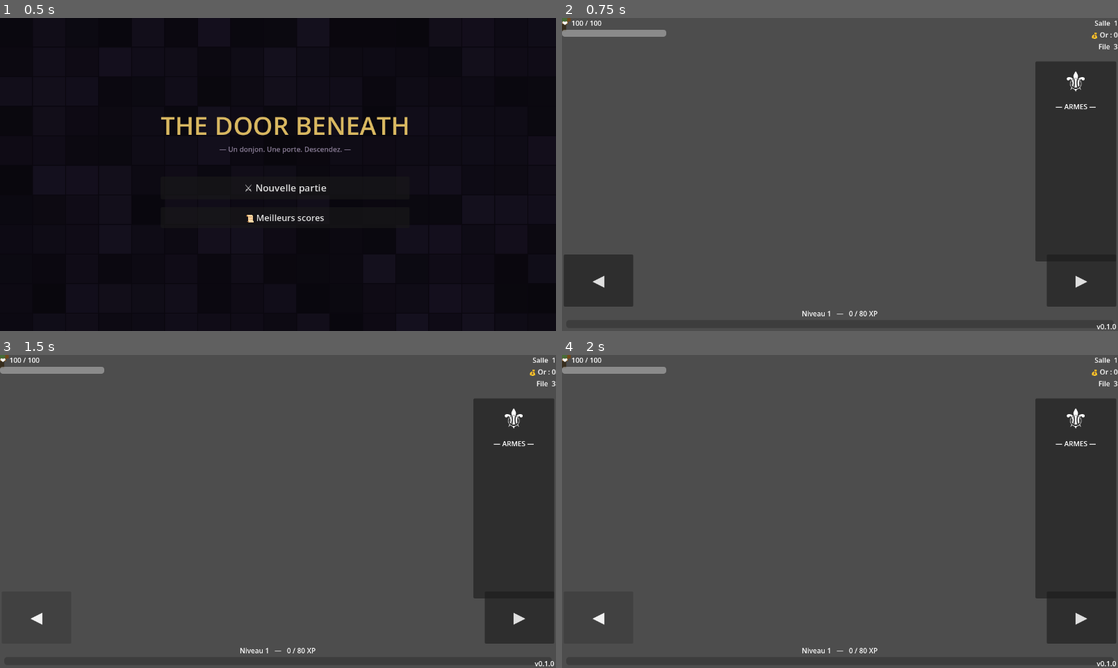
Above: before the commit, frames 1-4 (two rows, left to right).
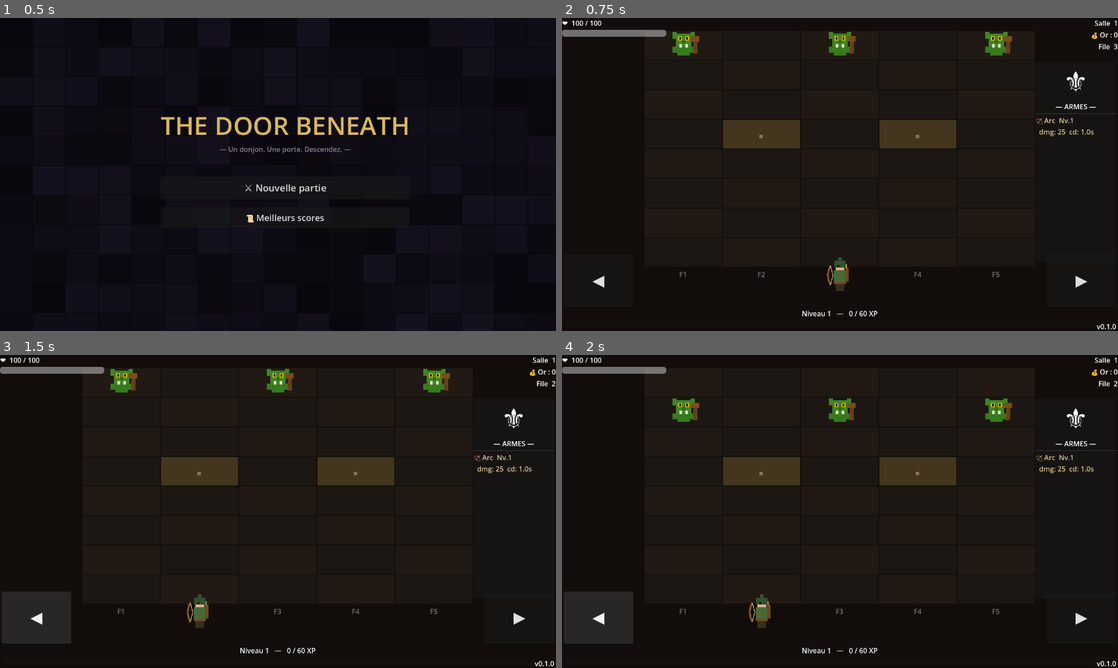
Above: after the commit, the same moments.

Repository: aerthur/game-the-door-beneath
Game: Godot game, scene res://scenes/title_screen.tscn
Same seed, same stepped clock (60 frames per second), same inputs: the game is played once before the commit and once after it.
Inputs:
- Up to frame 1 (0.5 s): no input
- Up to frame 2 (0.75 s): click "⚔ Nouvelle partie" at 0.5 s
- Up to frame 3 (1.5 s): click "◀" at 1.25 s
- Up to frame 4 (2 s): no input

Frame 1 is identical in both runs. In frame 2, 99% of the frame differs, in the area x 0-100%, y 0-100%; in frame 3, 99%; in frame 4, 99%.
Error before the commit: Parse Error: Cannot infer the type of "ok" variable because the value doesn't have a set type. (res://scripts/game.gd:226)

Commit message:
fix tick issue and some spawn issues

Diff:
--- a/project.godot
+++ b/project.godot
@@ -15,15 +15,15 @@
 run/main_scene="res://scenes/title_screen.tscn"
 config/features=PackedStringArray("4.6", "Forward Plus")
 
-[editor_plugins]
-
-enabled=PackedStringArray("res://addons/gut/plugin.cfg")
-
 [display]
 
 window/size/viewport_width=1280
 window/size/viewport_height=720
 window/handheld/orientation="landscape"
+
+[editor_plugins]
+
+enabled=PackedStringArray("res://addons/gut/plugin.cfg")
 
 [input]
 
--- a/scenes/main.tscn
+++ b/scenes/main.tscn
@@ -1,36 +1,36 @@
-[gd_scene load_steps=9 format=3]
+[gd_scene format=3 uid="uid://jc6uk834hlg0"]
 
-[ext_resource type="Script" path="res://scripts/game.gd" id="1"]
+[ext_resource type="Script" uid="uid://cf0bxu330uvc6" path="res://scripts/game.gd" id="1"]
 [ext_resource type="PackedScene" path="res://scenes/player.tscn" id="2"]
 [ext_resource type="PackedScene" path="res://scenes/ui/hud.tscn" id="3"]
-[ext_resource type="Script" path="res://scripts/game_visuals.gd" id="4"]
-[ext_resource type="Script" path="res://scripts/game_enemies.gd" id="5"]
-[ext_resource type="Script" path="res://scripts/game_weapons.gd" id="6"]
-[ext_resource type="Script" path="res://scripts/game_player.gd" id="7"]
-[ext_resource type="Script" path="res://scripts/game_records.gd" id="8"]
+[ext_resource type="Script" uid="uid://dc21oqrq0p0a6" path="res://scripts/game_visuals.gd" id="4"]
+[ext_resource type="Script" uid="uid://yi1ng0vt627x" path="res://scripts/game_enemies.gd" id="5"]
+[ext_resource type="Script" uid="uid://bblml24trf57g" path="res://scripts/game_weapons.gd" id="6"]
+[ext_resource type="Script" uid="uid://df6x73wp015rr" path="res://scripts/game_player.gd" id="7"]
+[ext_resource type="Script" uid="uid://c5yej58rqcqpx" path="res://scripts/game_records.gd" id="8"]
 
-[node name="Main" type="Node"]
+[node name="Main" type="Node" unique_id=827126189]
 script = ExtResource("1")
 
-[node name="Background" type="Node2D" parent="."]
+[node name="Background" type="Node2D" parent="." unique_id=1213715499]
 
-[node name="Monsters" type="Node2D" parent="."]
+[node name="Monsters" type="Node2D" parent="." unique_id=289361991]
 
-[node name="Visuals" type="Node2D" parent="."]
+[node name="Visuals" type="Node2D" parent="." unique_id=901649515]
 script = ExtResource("4")
 
-[node name="Enemies" type="Node2D" parent="."]
+[node name="Enemies" type="Node2D" parent="." unique_id=1136158035]
 script = ExtResource("5")
 
-[node name="Weapons" type="Node2D" parent="."]
+[node name="Weapons" type="Node2D" parent="." unique_id=1176905341]
 script = ExtResource("6")
 
-[node name="PlayerCtrl" type="Node2D" parent="."]
+[node name="PlayerCtrl" type="Node2D" parent="." unique_id=826708203]
 script = ExtResource("7")
 
-[node name="Records" type="Node2D" parent="."]
+[node name="Records" type="Node2D" parent="." unique_id=2047803481]
 script = ExtResource("8")
 
-[node name="Player" parent="." instance=ExtResource("2")]
+[node name="Player" parent="." unique_id=1635419548 instance=ExtResource("2")]
 
-[node name="HUD" parent="." instance=ExtResource("3")]
+[node name="HUD" parent="." unique_id=828083220 instance=ExtResource("3")]
--- a/scripts/game.gd
+++ b/scripts/game.gd
@@ -38,35 +38,35 @@
 
 # ═════════════════════════════════════════════════════════════════
 func _ready():
-	OS.alert("ready call OK")
-	var r = ColorRect.new(); r.color = Color …(269 unchanged characters)…
+	#OS.alert("ready call OK")
+	#var r = ColorRect.new(); r.color = Color …(269 unchanged characters)…
 	#if OS.has_feature("web"): JavaScriptBridge.eval("alert('GAME READY START')")
 	#var dbg = ColorRect.new(); dbg.color = Color(1, 0, 0, 1); dbg.position = Vector2(10, 10); dbg.size = Vector2(500, 120 …(241 unchanged characters)…
 	#var dbg = ColorRect.new(); dbg.color = Color(1, 0, 0, 1); dbg.position = Vector2(20, 20); dbg.size = Vector2(260, 60); hud.add_child(dbg); var dbg_label = Label.new(); dbg_label.text = "READY 1"; dbg_label.position = Vector2(30, 30); hud.add_child(dbg_label)
-	#add_to_group("game")
-	#records_ctrl.hud = hud
-	#records_ctrl.load_records()
-	#visuals.bg = bg
-	#enemies.monsters_node = monsters_node
-	#enemies.board_state = board_state
-	#weapons.board_state = board_state
-	#weapons.visuals = visuals
-	#weapons.deal_fn = _deal_and_check
-	#player_ctrl.player_node = player_node
-	#player_ctrl.hud         = hud
-	#player_ctrl.weapons_ref = weapons
-	#player_ctrl.init_player(2, player_hp, player_max)
-	#player_ctrl.game_over_triggered.connect(_on_player_game_over)
-	#player_ctrl.next_room_requested.connect(func(): _start_room(room_num + 1))
-	#weapons.player_lane = player_ctrl.player_lane
+	add_to_group("game")
+	records_ctrl.hud = hud
+	records_ctrl.load_records()
+	visuals.bg = bg
+	enemies.monsters_node = monsters_node
+	enemies.board_state = board_state
+	weapons.board_state = board_state
+	weapons.visuals = visuals
+	weapons.deal_fn = _deal_and_check
+	player_ctrl.player_node = player_node
+	player_ctrl.hud         = hud
+	player_ctrl.weapons_ref = weapons
+	player_ctrl.init_player(2, player_hp, player_max)
+	player_ctrl.game_over_triggered.connect(_on_player_game_over)
+	player_ctrl.next_room_requested.connect(func(): _start_room(room_num + 1))
+	weapons.player_lane = player_ctrl.player_lane
 	#dbg.color = Color(1, 0.5, 0, 1); dbg_label.text = "READY 2"
-	#_init_grid()
-	#_draw_background()
+	_init_grid()
+	_draw_background()
 	#if OS.has_feature("web"): JavaScriptBridge.eval("alert('AFTER DRAW')")
 	#dbg.color = Color(1, 1, 0, 1); dbg_label.text = "READY 3"
-	#_start_room(1)
-	#hud.update_weapons(active_weapons)
-	#hud.update_xp(xp, xp_needed, hero_level)
+	_start_room(1)
+	hud.update_weapons(active_weapons)
+	hud.update_xp(xp, xp_needed, hero_level)
 	#dbg.color = Color(0, 0.8, 0, 1); dbg_label.text = "READY OK"
 
 # ── Grille ───────────────────────────────────────────────────────
@@ -144,9 +144,8 @@
 		monsters_remaining = enemies.spawn_boss(room_num)
 	else:
 		var composition = enemies.get_composition(num)
-		monsters_remaining = composition.size()
-		print("[SALLE %d] Démarrage — %d monstres — composition: %s" % [num, monsters_remaining, composition])
-		enemies.spawn_wave(composition)
+		monsters_remaining = enemies.spawn_wave(composition)
+		print("[SALLE %d] Démarrage — %d/%d monstres spawnés — composition: %s" % [num, monsters_remaining, composition.size(), composition])
 
 # ── Boucle ───────────────────────────────────────────────────────
 func _process(delta: float):
@@ -204,26 +203,30 @@
 					var tw = create_tween()
 					tw.tween_property(m, "position", grid_pos(new_row, l), 0.25)
 	# Traitement des respawns en attente après les déplacements
-	#_execute_respawn_results(enemies.tick_pending_respawns())
+	_execute_respawn_results(enemies.tick_pending_respawns())
 
 func _on_monster_escaped(lane: int, mtype: String) -> void:
-	spawns_in_flight   += 1
-	monsters_remaining += 1
-	# Tentative immédiate sur la file d'origine uniquement (pas de fallback immédiat)
-	if enemies.try_spawn_preferred(mtype, lane):
-		spawns_in_flight -= 1
-		print("[ESCAPE] File %d type=%s — spawn immédiat — remaining: %d" % [lane+1, mtype, monsters_remaining])
-	else:
-		# File occupée : retry prioritaire pendant 12 ticks avant fallback adjacent
-		enemies.queue_respawn(lane, mtype)
-		print("[ESCAPE] File %d type=%s — spawn différé (retry %d ticks) — remaining: %d" % [lane+1, mtype, GameData.TICKS_PER_SECOND, monsters_remaining])
+	# Le monstre original est parti → -1
+	monsters_remaining -= 1
+	# Multiplication x2 : 2 remplaçants pré-comptés (+1 chacun)
+	# Net par évasion = -1 + 2 = +1 (1→2, 2→4, etc.)
+	# Si un spawn échoue/abandonne → _execute_respawn_results le décrémente
+	for _i in 2:
+		spawns_in_flight   += 1
+		monsters_remaining += 1
+		if enemies.try_spawn_preferred(mtype, lane):
+			spawns_in_flight -= 1
+			print("[ESCAPE] File %d type=%s — spawn immédiat — remaining: %d" % [lane+1, mtype, monsters_remaining])
+		else:
+			enemies.queue_respawn(lane, mtype)
+			print("[ESCAPE] File %d type=%s — spawn différé (retry %d ticks) — remaining: %d" % [lane+1, mtype, GameData.TICKS_PER_SECOND, monsters_remaining])
 
 # Exécute les actions retournées par enemies.tick_pending_respawns().
 func _execute_respawn_results(results: Array) -> void:
 	for r in results:
 		spawns_in_flight -= 1
 		if r["action"] == "spawn":
-			var ok := enemies.spawn_at(r["mtype"], 0, r["lane"])
+			var ok: bool = enemies.spawn_at(r["mtype"], 0, r["lane"])
 			if not ok:
 				monsters_remaining -= 1
 				print("[RESPAWN] File %d type=%s → spawn échoué — remaining: %d" % [r["preferred_lane"]+1, r["mtype"], monsters_remaining])
--- a/scripts/game_enemies.gd
+++ b/scripts/game_enemies.gd
@@ -82,13 +82,19 @@
 		_:        return { "row": 0, "lane": index }  # "top" par défaut
 
 # ── Vague de monstres ────────────────────────────────────────────
-func spawn_wave(composition: Array):
+# Retourne le nombre de monstres effectivement spawnés.
+# Peut être < composition.size() si toutes les colonnes sont pleines
+# (ex: 7 monstres pour 5 colonnes → 2 refusés, monsters_remaining correct).
+func spawn_wave(composition: Array) -> int:
 	var lanes_list = range(BoardGeometry.GRID_COLUMNS)
 	lanes_list.shuffle()
+	var spawned : int = 0
 	for i in composition.size():
 		var lane = lanes_list[i % BoardGeometry.GRID_COLUMNS]
 		var ctx  = { "entry_side": "top", "entry_index": lane }
-		spawn_monster(composition[i], ctx)
+		if spawn_monster(composition[i], ctx):
+			spawned += 1
+	return spawned
 
 # spawn_monster — data-driven et contextuel
 # monster_id : clé dans GameData.MONSTER_DEFS
@@ -187,7 +193,10 @@
 # Spawn sur une cellule exacte (row, lane), sans recherche de lane alternative.
 func spawn_at(monster_id: String, row: int, lane: int) -> bool:
 	if not GameData.MONSTER_DEFS.has(monster_id): return false
-	var def := GameData.MONSTER_DEFS[monster_id]
+	# Refus si la case est déjà occupée — évite les monstres orphelins
+	if not board_state.is_cell_free(row, lane) or board_state.is_cell_blocked(row, lane):
+		return false
+	var def: Dictionary = GameData.MONSTER_DEFS[monster_id]
 	var m   = _get_scene(def["scene"]).instantiate()
 	m.setup_from_def(monster_id, def)
 	monsters_node.add_child(m)
--- a/scripts/title_screen.gd
+++ b/scripts/title_screen.gd
@@ -84,7 +84,7 @@
 		best_score_label.text = ""
 
 func _on_nouvelle_partie_pressed():
-	OS.alert("TITLE CLICK OK")
+	#OS.alert("TITLE CLICK OK")
 	#btn_new_game.text = "CLICK OK";title_label.text = "TITLE DEBUG OK";sub_label.text = "LE CODE MODIFIE TOURNE";await get_tree().create_timer(2.0).timeout
 	get_tree().change_scene_to_file("res://scenes/main.tscn")
 
